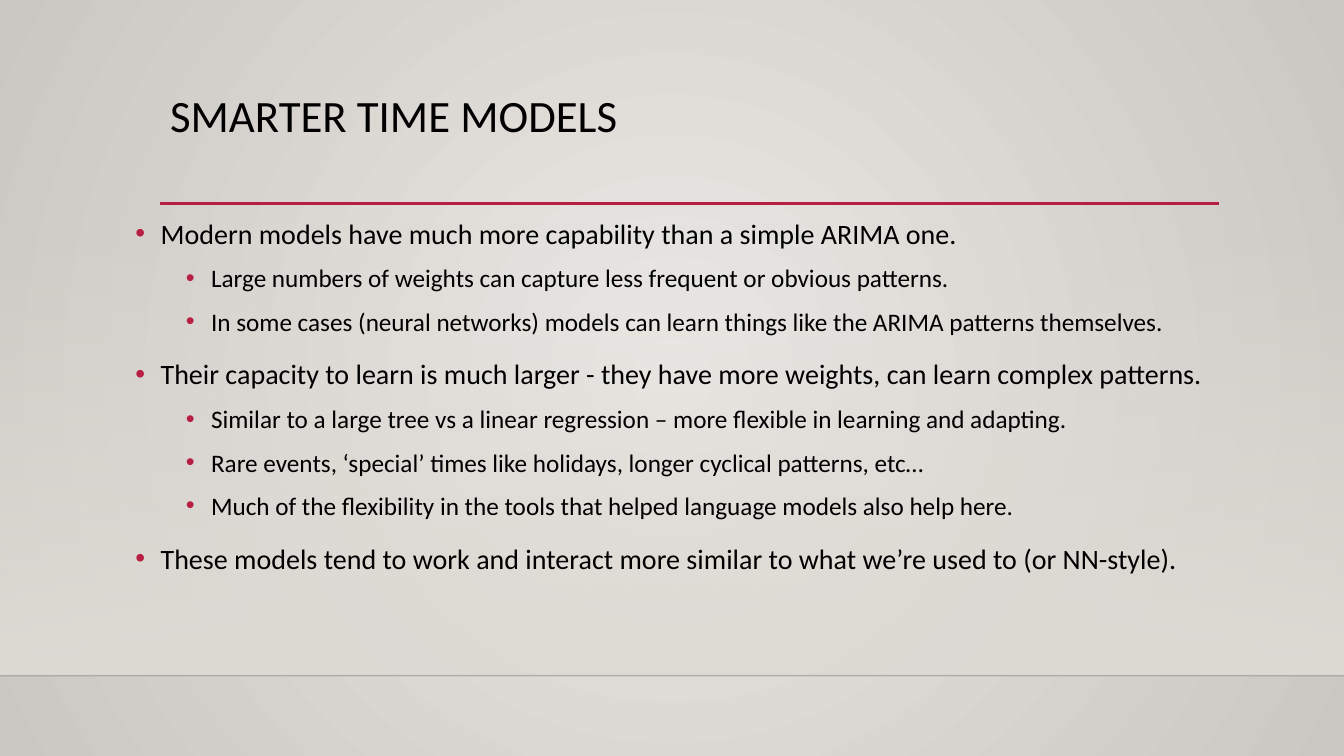
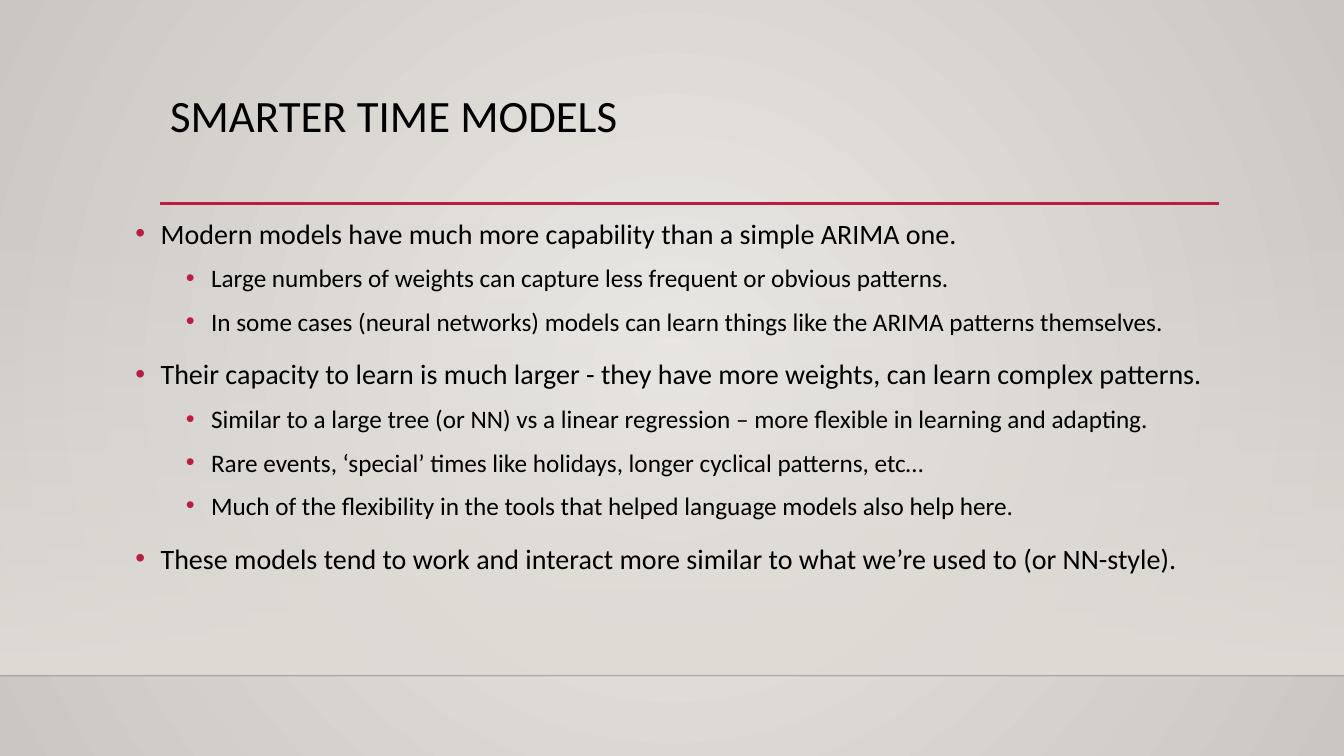
Before and after one commit to calvint13/Intro_to_Machine_Learning_Student_Workbooks, a slide deck: slide 24 of reference_content/Slides/TimeSeries.pptx (slide 21 before the commit). Drawn at 1344x756 pixels with LibreOffice and Linux fonts; fonts in the diff are those of the drawing; background and template pictures are left out. Boxes give left, top, right and bottom in pixels: in the first picture for what was removed or moved away, otherwise in the second. Text is boxed around its words. In the diff, an @@ line names an element or a change of style, - is before the commit and + after.

```diff
--- a/reference_content/Slides/TimeSeries.pptx
+++ b/reference_content/Slides/TimeSeries.pptx
@@ text at bbox=[211, 409, 1148, 433]: text changed @@
-  • Similar to a large tree vs a linear regression – more flexible in learning and adapting.
+  • Similar to a large tree (or NN) vs a linear regression – more flexible in learning and adapting.
```
Also in this commit, not shown: 3 other slides changed, 5 slides added, 1 slide removed, 4 other files.
